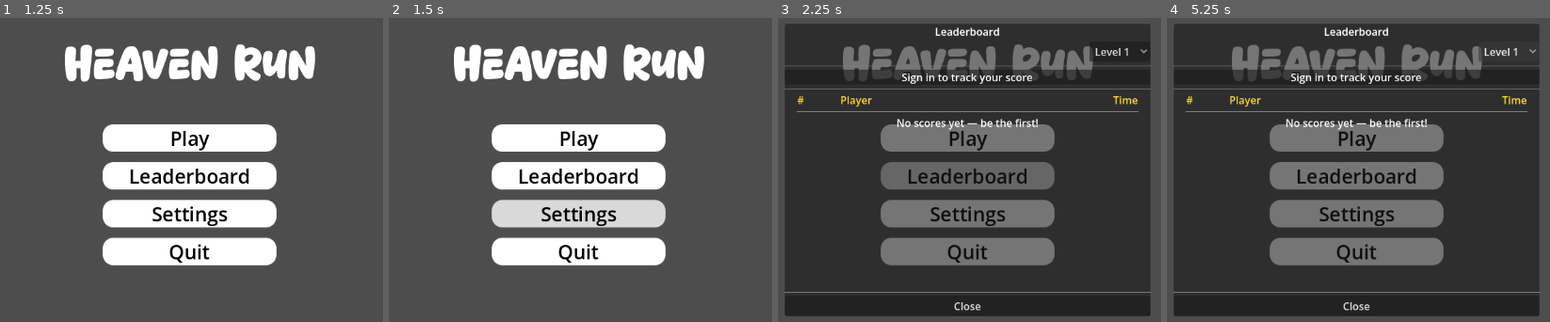
Above: before the commit, frames 1-4 (left to right).
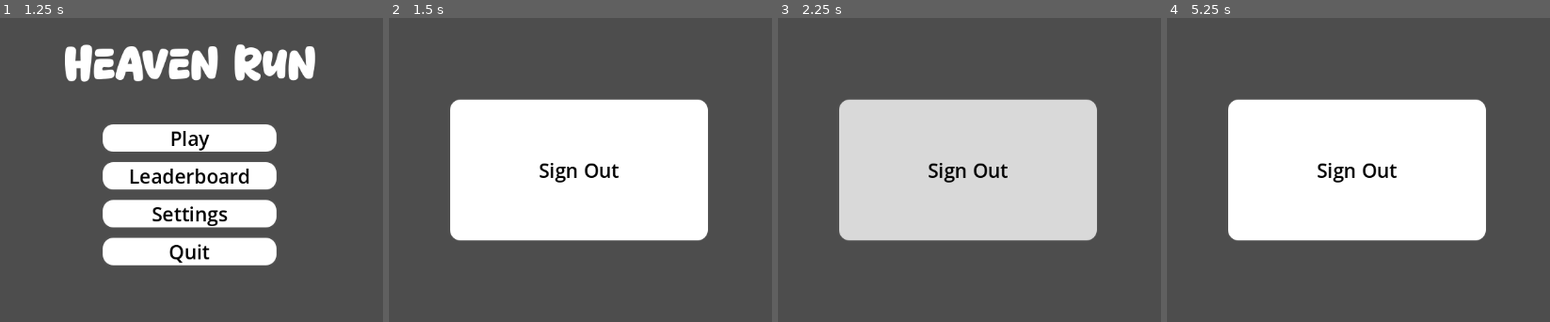
Above: after the commit, the same moments.

Repository: jpvds1/DDJD
Game: Godot game, scene res://scenes/game_controller.tscn
The game is run twice, just before and just after one commit, with the same random seed, the same clock (stepped at 60 frames per second) and the same inputs. The engine's default icon, where the game draws it, is replaced by a stand-in: a white triangle on a blue panel in a dark square.
Inputs (mouse positions are in pixels of both pictures, inside the frame that each line leads up to):
- Up to frame 1 (1.25 s): click "Continue as Guest" at 0.5 s
- Up to frame 2 (1.5 s): click "Settings" at 1.25 s
- Up to frame 3 (2.25 s): click (969, 170) at 2 s, where only the run after the commit has a clickable "Sign Out"
- Up to frame 4 (5.25 s): click (1358, 136) at 2.75 s, where only the run before the commit has a clickable "Play"; click (1358, 136) at 3.5 s, where only the run before the commit has a clickable "Play"; click (1507, 51) at 4.25 s, where only the run before the commit has a clickable "Level 1"; click (1507, 51) at 5 s, where only the run before the commit has a clickable "Level 1"

Frame 1 is identical in both runs. In frame 2, 33% of the frame differs, in the area x 15-84%, y 8-82%; in frame 3, 89%, in the area x 1-98%, y 1-99%; in frame 4, 88%.

Commit message:
feat: landing screen, auth remake

Diff:
--- a/platformer-game/scenes/ui/auth_menu.tscn
+++ b/platformer-game/scenes/ui/auth_menu.tscn
@@ -1,6 +1,46 @@
 [gd_scene format=3 uid="uid://dow1onf2ycf3w"]
 
-[ext_resource type="Script" uid="uid://kw3opvq4fxuo" path="res://scripts/systems/auth_menu.gd" id="1_ujbhj"]
+[sub_resource type="GDScript" id="GDScript_3vw4j"]
+script/source = "extends Control
+
+@onready var title_label: Label = $CenterContainer/PanelContainer/VBoxContainer/TitleLabel
+@onready var error_label: Label = $CenterContainer/PanelContainer/VBoxContainer/ErrorLabel
+@onready var google_button: Button = $CenterContainer/PanelContainer/VBoxContainer/GoogleButton
+@onready var guest_button: Button = $CenterContainer/PanelContainer/VBoxContainer/GuestButton
+
+signal auth_completed
+
+func _ready() -> void:
+	title_label.text = \"Sign in to save your scores\"
+	error_label.visible = false
+	error_label.modulate = Color.RED
+	google_button.text = \"Sign in with Google\"
+	guest_button.text = \"Continue as Guest\"
+	google_button.pressed.connect(_on_google_pressed)
+	guest_button.pressed.connect(_on_guest_pressed)
+
+func _on_google_pressed() -> void:
+	_set_loading(true)
+	await Supabase.sign_in_with_google()
+	_set_loading(false)
+
+	if Supabase.is_logged_in():
+		auth_completed.emit()
+		queue_free()
+	else:
+		_show_error(\"Google login failed\")
+
+func _on_guest_pressed() -> void:
+	queue_free()
+
+func _show_error(text: String) -> void:
+	error_label.text = text
+	error_label.visible = text != \"\"
+
+func _set_loading(loading: bool) -> void:
+	google_button.disabled = loading
+	guest_button.disabled = loading
+"
 
 [node name="AuthMenu" type="Control" unique_id=1197511808]
 layout_mode = 3
@@ -9,7 +49,7 @@
 anchor_bottom = 1.0
 grow_horizontal = 2
 grow_vertical = 2
-script = ExtResource("1_ujbhj")
+script = SubResource("GDScript_3vw4j")
 
 [node name="CenterContainer" type="CenterContainer" parent="." unique_id=1837488418]
 layout_mode = 1
--- /dev/null
+++ b/platformer-game/scenes/ui/settings_menu.tscn
@@ -0,0 +1,73 @@
+[gd_scene format=3 uid="uid://b1lqmi6hqsml4"]
+
+[ext_resource type="Script" uid="uid://ctaomorvrufnv" path="res://scripts/ui/settings.gd" id="1_qwcqe"]
+
+[sub_resource type="StyleBoxFlat" id="StyleBoxFlat_mhswj"]
+bg_color = Color(1, 1, 1, 1)
+corner_radius_top_left = 16
+corner_radius_top_right = 16
+corner_radius_bottom_right = 16
+corner_radius_bottom_left = 16
+shadow_color = Color(0.32915837, 0.3291584, 0.3291584, 0.6)
+shadow_size = 5
+
+[sub_resource type="StyleBoxFlat" id="StyleBoxFlat_x3vyp"]
+bg_color = Color(0.66656864, 0.6665687, 0.66656864, 1)
+corner_radius_top_left = 16
+corner_radius_top_right = 16
+corner_radius_bottom_right = 16
+corner_radius_bottom_left = 16
+shadow_color = Color(0.32915837, 0.3291584, 0.3291584, 0.6)
+shadow_size = 5
+
+[sub_resource type="StyleBoxFlat" id="StyleBoxFlat_0b1cv"]
+bg_color = Color(0.851769, 0.8517689, 0.85176885, 1)
+corner_radius_top_left = 16
+corner_radius_top_right = 16
+corner_radius_bottom_right = 16
+corner_radius_bottom_left = 16
+shadow_color = Color(0.32915837, 0.3291584, 0.3291584, 0.6)
+shadow_size = 5
+
+[sub_resource type="StyleBoxEmpty" id="StyleBoxEmpty_yu862"]
+
+[node name="SettingsMenu" type="Control" unique_id=1226383983]
+layout_mode = 3
+anchors_preset = 15
+anchor_right = 1.0
+anchor_bottom = 1.0
+grow_horizontal = 2
+grow_vertical = 2
+
+[node name="VBoxContainer2" type="VBoxContainer" parent="." unique_id=454190436]
+layout_mode = 1
+anchors_preset = 8
+anchor_left = 0.5
+anchor_top = 0.5
+anchor_right = 0.5
+anchor_bottom = 0.5
+offset_left = -197.5
+offset_top = -108.0
+offset_right = 197.5
+offset_bottom = 108.0
+grow_horizontal = 2
+grow_vertical = 2
+size_flags_vertical = 0
+theme_override_constants/separation = 16
+
+[node name="SignOut" type="Button" parent="VBoxContainer2" unique_id=1298528304]
+layout_mode = 2
+size_flags_vertical = 3
+theme_override_colors/font_color = Color(0, 0, 0, 1)
+theme_override_colors/font_focus_color = Color(0, 0, 0, 1)
+theme_override_colors/font_pressed_color = Color(0, 0, 0, 1)
+theme_override_colors/font_hover_color = Color(0, 0, 0, 1)
+theme_override_font_sizes/font_size = 30
+theme_override_styles/normal = SubResource("StyleBoxFlat_mhswj")
+theme_override_styles/pressed = SubResource("StyleBoxFlat_x3vyp")
+theme_override_styles/hover = SubResource("StyleBoxFlat_0b1cv")
+theme_override_styles/focus = SubResource("StyleBoxEmpty_yu862")
+text = "Sign Out"
+script = ExtResource("1_qwcqe")
+
+[connection signal="pressed" from="VBoxContainer2/SignOut" to="VBoxContainer2/SignOut" method="_on_pressed"]
--- a/platformer-game/scripts/ui/main_menu.gd
+++ b/platformer-game/scripts/ui/main_menu.gd
@@ -11,7 +11,7 @@
 	add_child(lb)
 
 func _on_settings_pressed() -> void:
-	print("Settings")
+	Global.game_controller.change_GUI_scene("res://scenes/ui/settings_menu.tscn")
 
 func _on_quit_pressed() -> void:
 	get_tree().quit()
--- /dev/null
+++ b/platformer-game/scripts/ui/settings.gd
@@ -0,0 +1,17 @@
+extends Button
+
+
+# Called when the node enters the scene tree for the first time.
+func _ready() -> void:
+	pass # Replace with function body.
+
+
+# Called every frame. 'delta' is the elapsed time since the previous frame.
+func _process(delta: float) -> void:
+	pass
+
+
+func _on_pressed() -> void:
+	if Supabase.is_logged_in():
+		await Supabase.sign_out()
+		Global.game_controller.change_GUI_scene("res://scenes/ui/landing_screen.tscn")
Not shown, changed: platformer-game/scripts/systems/auth_menu.gd.uid
Not shown, added: platformer-game/scripts/ui/settings.gd.uid
